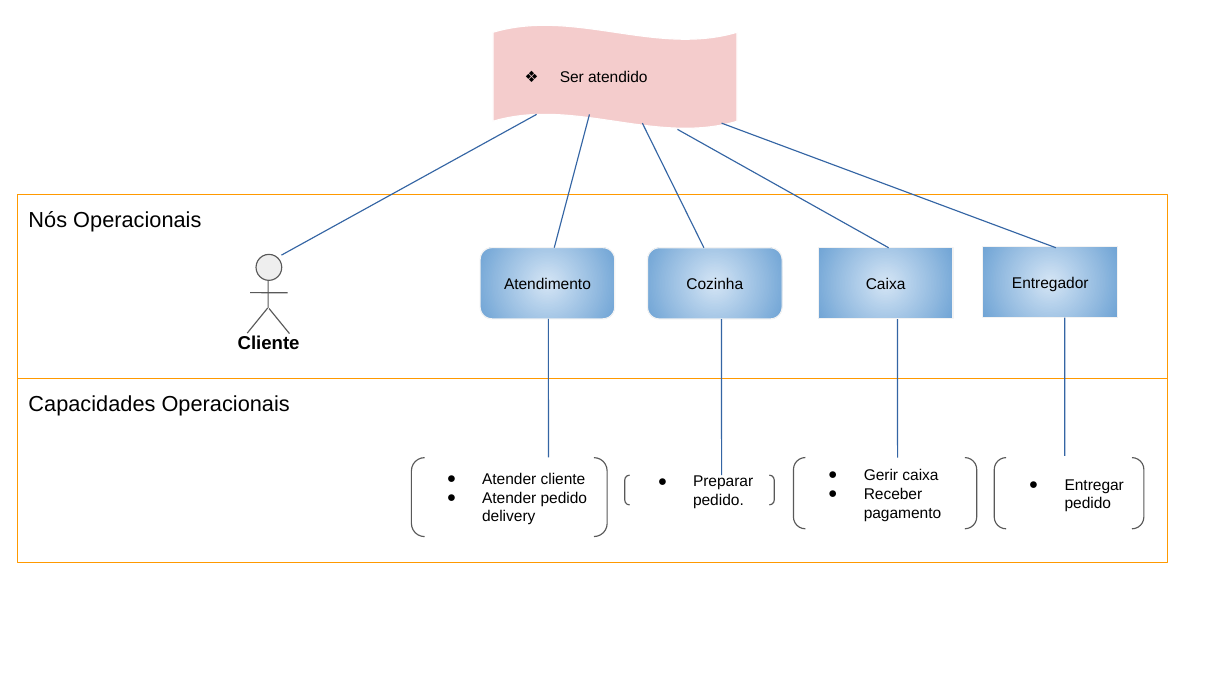
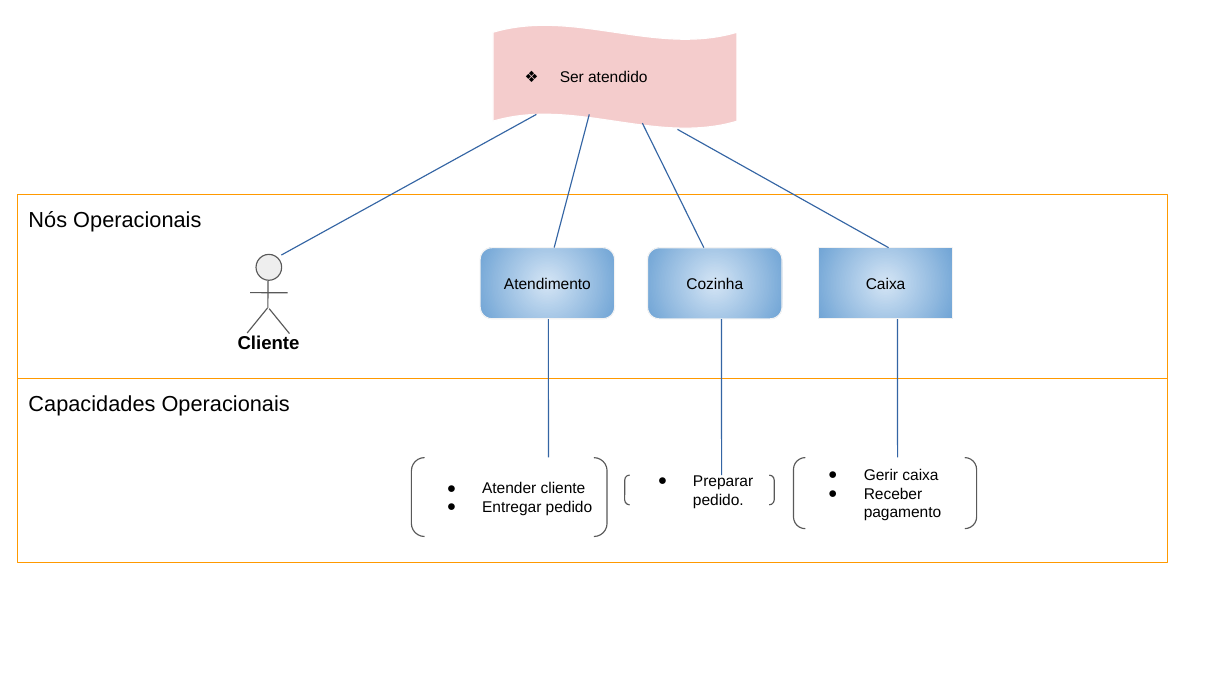
Before and after one commit to Darienzo08/ope_ads, a slide deck: slide 2 of docs/ARTEFATOS(15-23)/Arquitetura_Negócio/15) Arquitetura de Negócio para cada Cenário.pptx. Drawn at 1232x693 pixels with LibreOffice and Linux fonts; fonts in the diff are those of the drawing. Boxes give left, top, right and bottom in pixels: in the first picture for what was removed or moved away, otherwise in the second. Text is boxed around its words. In the diff, an @@ line names an element or a change of style, - is before the commit and + after.

```diff
--- a/docs/ARTEFATOS(15-23)/Arquitetura_Negócio/15) Arquitetura de Negócio para cada Cenário.pptx
+++ b/docs/ARTEFATOS(15-23)/Arquitetura_Negócio/15) Arquitetura de Negócio para cada Cenário.pptx
@@ wave "Ser atendido" at (493, 25, 737, 129): indent changed @@
@@ freeform shape removed at (722, 123, 1056, 247) @@
@@ rounded rectangle removed at (984, 247, 1118, 319) @@
-Entregador
@@ freeform shape removed at (1065, 318, 1065, 456) @@
@@ bracket pair "Preparar pedido." at (625, 475, 775, 505): indent changed @@
@@ bracket pair removed at (995, 458, 1145, 530) @@
-● Entregar pedido
@@ text in bracket pair at (482, 500, 592, 516): text changed @@
-● Atender pedido delivery
+● Entregar pedido
@@ text in bracket pair at (482, 481, 586, 493): indent changed @@
```
Also in this commit, not shown: 3 other slides changed, 1 slide added, 2 other files.
